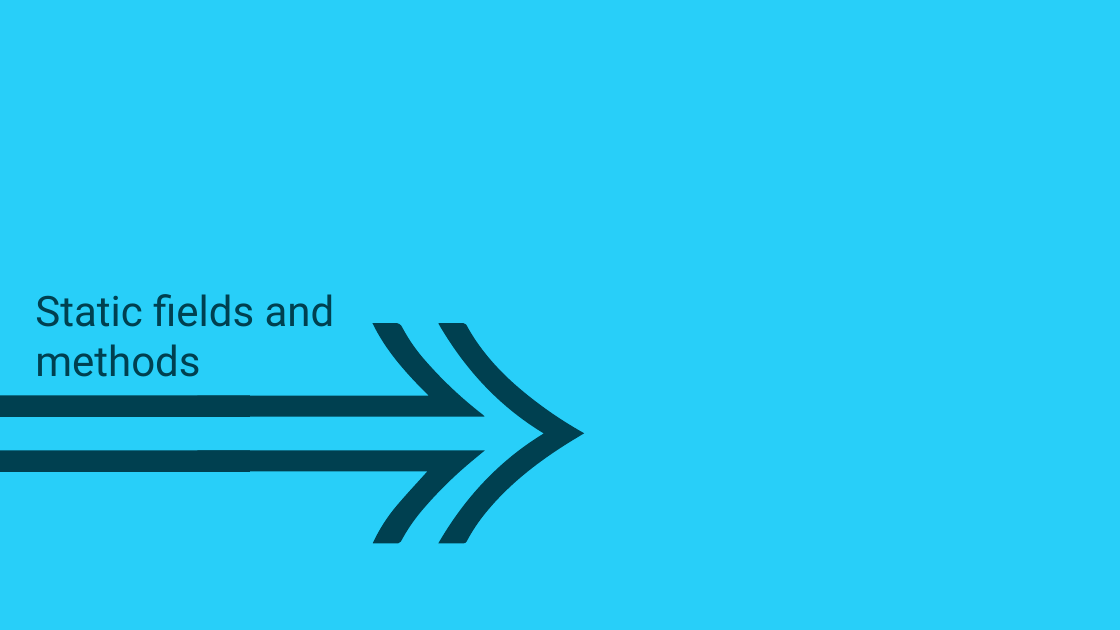
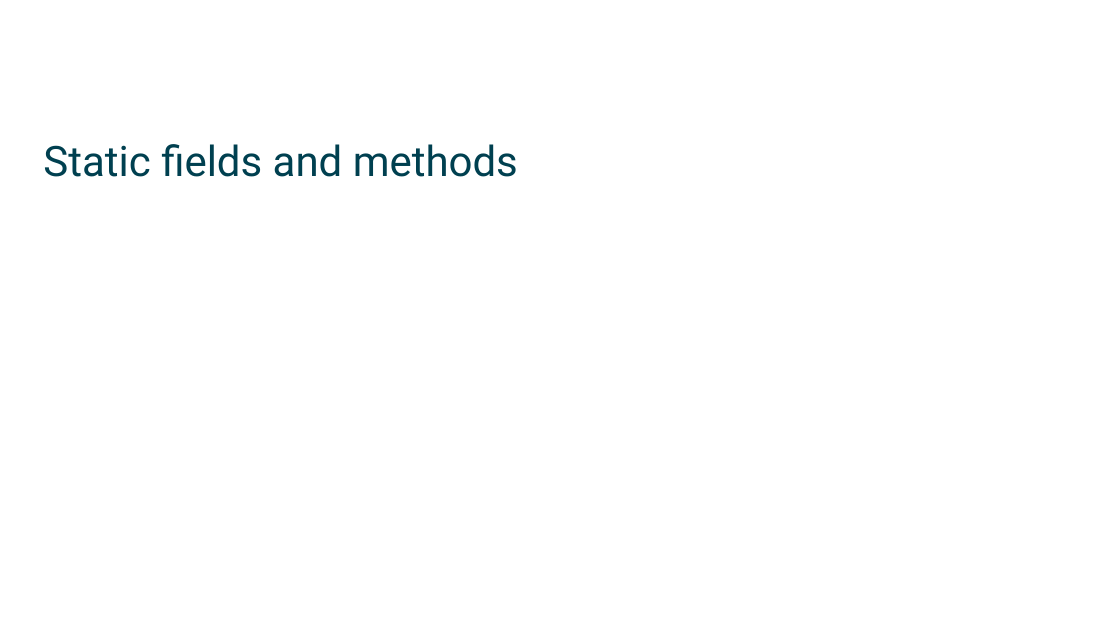
Before and after one commit to mikebaradaran/csharp, a slide deck: slide 1 of 03-Static fields and methods.pptx. Drawn at 1120x630 pixels with LibreOffice and Linux fonts; fonts in the diff are those of the drawing; background and template pictures are left out. Boxes give left, top, right and bottom in pixels: in the first picture for what was removed or moved away, otherwise in the second. Text is boxed around its words. In the diff, an @@ line names an element or a change of style, - is before the commit and + after.

Commit message:
slide format updated

```diff
--- a/03-Static fields and methods.pptx
+++ b/03-Static fields and methods.pptx
@@ background #28CFF9 to picture (left out) @@
@@ title "Static fields and methods": place and size @@
-title "Static fields and methods" at <box>35,294,335,377</box>
+title "Static fields and methods" at <box>43,144,518,177</box>
@@ title "Static fields and methods" at <box>43,144,518,177</box>: vertical alignment bottom to middle @@
@@ group removed at <box>0,323,585,544</box>: 3 freeform shapes, 2 rectangles @@
```
Also in this commit, not shown: 12 other files.
